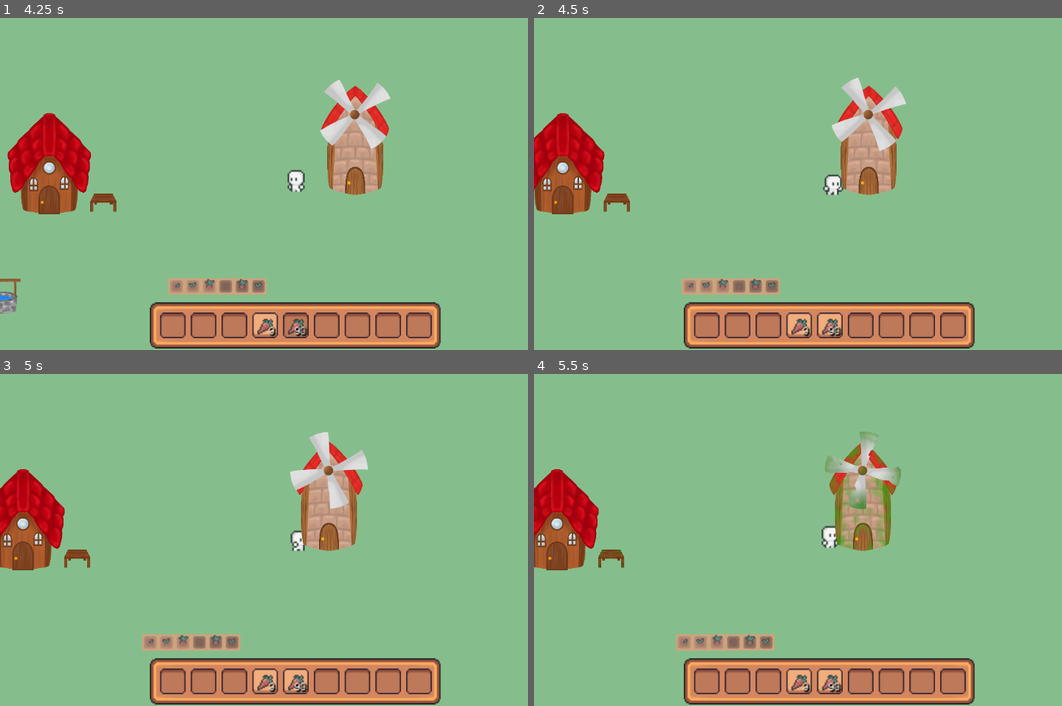
Above: before the commit, frames 1-4 (two rows, left to right).
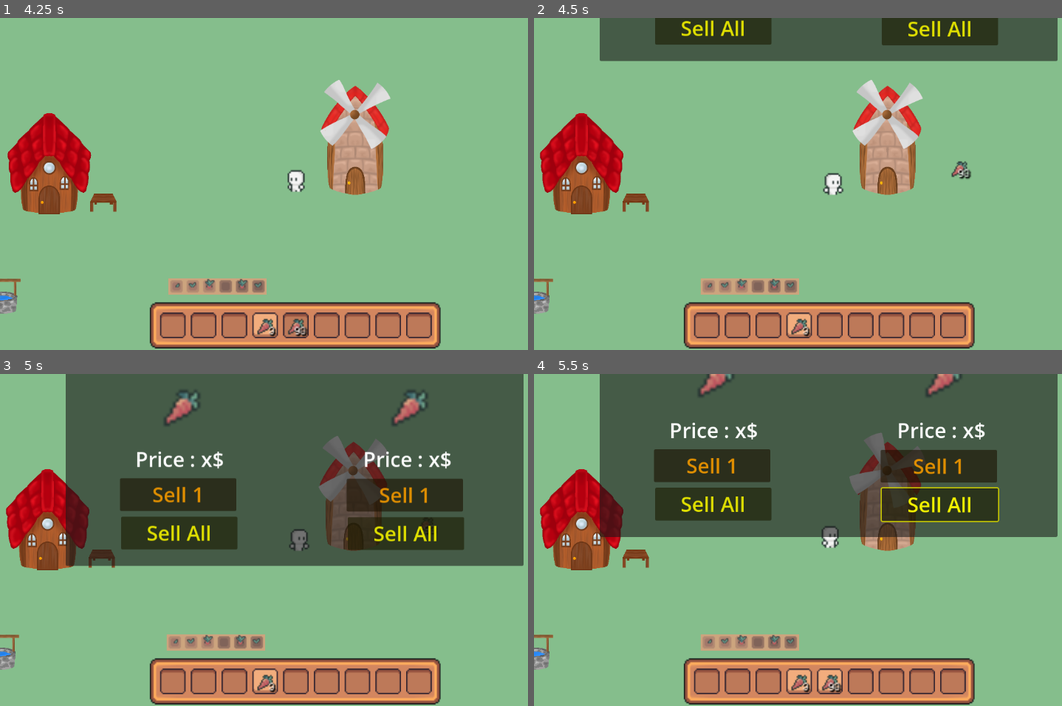
Above: after the commit, the same moments.

Repository: LaClimSx/Back-to-the-roots
Game: Godot game, scene res://Scenes/world.tscn
The game is run twice, just before and just after one commit, with the same random seed, the same clock (stepped at 60 frames per second) and the same inputs.
Inputs (mouse positions are in pixels of both pictures, inside the frame that each line leads up to):
- Up to frame 1 (4.25 s): click (174, 326) at 0.5 s; click (200, 326) at 1.25 s; click (232, 326) at 2 s; click (264, 326) at 2.75 s; click (295, 326) at 3.5 s
- Up to frame 2 (4.5 s): move the mouse to (961, 167) at 4.27 s; hold Right (move_right) from 4.28 s (still down); hold Space (Interact) from 4.28 s (still down)
- Up to frame 3 (5 s): keep holding Right (move_right); keep holding Space (Interact)
- Up to frame 4 (5.5 s): release Right (move_right) at 5 s; release Space (Interact) at 5 s; click (940, 533) at 5 s, where only the run after the commit has a clickable "Sell All"

Frame 1 is identical in both runs. In frame 2, 20% of the frame differs, in the area x 0-100%, y 0-96%; in frame 3, 54%; in frame 4, 47%.

Commit message:
sell menu

Diff:
--- a/Scenes/house.tscn
+++ b/Scenes/house.tscn
@@ -8,6 +8,7 @@
 [ext_resource type="PackedScene" uid="uid://ljyyhfin2fwg" path="res://Scenes/interract_label.tscn" id="6_4nr27"]
 [ext_resource type="PackedScene" uid="uid://duq7v03be7qs2" path="res://Scenes/repair_label.tscn" id="7_gmsw4"]
 [ext_resource type="Script" path="res://Scripts/repair_menu.gd" id="8_fce3l"]
+[ext_resource type="Script" path="res://Scripts/interact_menu.gd" id="8_jwp42"]
 [ext_resource type="Texture2D" uid="uid://coxopis6iuqbk" path="res://Assets/Items/carrot.png" id="9_yr1gg"]
 
 [sub_resource type="AtlasTexture" id="AtlasTexture_iu676"]
@@ -134,6 +135,7 @@
 offset_right = 242.333
 offset_bottom = -333.333
 theme_override_font_sizes/font_size = 40
+text = "Press \"space\" to sell items"
 horizontal_alignment = 1
 vertical_alignment = 1
 structured_text_bidi_override_options = [null]
@@ -146,6 +148,163 @@
 theme_override_font_sizes/font_size = 40
 horizontal_alignment = 1
 vertical_alignment = 1
+
+[node name="Interact Menu" type="CanvasLayer" parent="."]
+process_mode = 3
+offset = Vector2(0, -600)
+transform = Transform2D(1, 0, 0, 1, 0, -600)
+script = ExtResource("8_jwp42")
+
+[node name="Panel" type="Panel" parent="Interact Menu"]
+anchors_preset = -1
+anchor_left = 0.5
+anchor_top = 0.498
+anchor_right = 0.5
+anchor_bottom = 0.498
+offset_left = -448.0
+offset_top = -245.704
+offset_right = 445.0
+offset_bottom = 245.296
+grow_horizontal = 2
+grow_vertical = 2
+
+[node name="Anim" type="AnimationPlayer" parent="Interact Menu"]
+libraries = {
+"": SubResource("AnimationLibrary_jci3i")
+}
+autoplay = "RESET"
+
+[node name="Control" type="Control" parent="Interact Menu"]
+layout_mode = 3
+anchors_preset = 0
+offset_left = 129.0
+offset_top = 78.0
+offset_right = 1014.0
+offset_bottom = 567.0
+
+[node name="close" type="Button" parent="Interact Menu/Control"]
+self_modulate = Color(1, 0, 0, 1)
+offset_left = 836.0
+offset_top = 18.0
+offset_right = 874.0
+offset_bottom = 56.0
+theme_override_font_sizes/font_size = 21
+text = "X"
+
+[node name="Sell" type="Label" parent="Interact Menu/Control"]
+layout_mode = 1
+anchors_preset = 5
+anchor_left = 0.5
+anchor_right = 0.5
+offset_left = -445.5
+offset_right = 446.5
+offset_bottom = 111.0
+grow_horizontal = 2
+theme_override_font_sizes/font_size = 40
+text = "Sell your products"
+horizontal_alignment = 1
+vertical_alignment = 1
+autowrap_mode = 3
+
+[node name="price2" type="Label" parent="Interact Menu/Control"]
+offset_left = 441.0
+offset_top = 254.0
+offset_right = 891.0
+offset_bottom = 309.0
+theme_override_font_sizes/font_size = 40
+text = "Price : x$"
+horizontal_alignment = 1
+vertical_alignment = 1
+autowrap_mode = 2
+
+[node name="transformation2" type="Sprite2D" parent="Interact Menu/Control"]
+position = Vector2(670, 176)
+scale = Vector2(5.875, 5.875)
+texture = ExtResource("9_yr1gg")
+
+[node name="sell all2" type="Button" parent="Interact Menu/Control"]
+self_modulate = Color(1, 1, 0, 1)
+layout_mode = 1
+anchors_preset = 7
+anchor_left = 0.5
+anchor_top = 1.0
+anchor_right = 0.5
+anchor_bottom = 1.0
+offset_left = 106.5
+offset_top = -94.0
+offset_right = 333.5
+offset_bottom = -30.0
+grow_horizontal = 2
+grow_vertical = 0
+theme_override_font_sizes/font_size = 40
+text = "Sell All"
+
+[node name="sell one2" type="Button" parent="Interact Menu/Control"]
+self_modulate = Color(1, 0.635294, 0, 1)
+layout_mode = 1
+anchors_preset = 7
+anchor_left = 0.5
+anchor_top = 1.0
+anchor_right = 0.5
+anchor_bottom = 1.0
+offset_left = 104.5
+offset_top = -169.0
+offset_right = 331.5
+offset_bottom = -105.0
+grow_horizontal = 2
+grow_vertical = 0
+theme_override_font_sizes/font_size = 40
+text = "Sell 1"
+
+[node name="price" type="Label" parent="Interact Menu/Control"]
+offset_left = -3.0
+offset_top = 254.0
+offset_right = 447.0
+offset_bottom = 309.0
+theme_override_font_sizes/font_size = 40
+text = "Price : x$"
+horizontal_alignment = 1
+vertical_alignment = 1
+autowrap_mode = 2
+
+[node name="transformation1" type="Sprite2D" parent="Interact Menu/Control"]
+position = Vector2(226, 176)
+scale = Vector2(5.875, 5.875)
+texture = ExtResource("9_yr1gg")
+
+[node name="sell all1" type="Button" parent="Interact Menu/Control"]
+self_modulate = Color(1, 1, 0, 1)
+layout_mode = 1
+anchors_preset = 7
+anchor_left = 0.5
+anchor_top = 1.0
+anchor_right = 0.5
+anchor_bottom = 1.0
+offset_left = -335.5
+offset_top = -95.0
+offset_right = -108.5
+offset_bottom = -31.0
+grow_horizontal = 2
+grow_vertical = 0
+theme_override_font_sizes/font_size = 40
+text = "Sell All"
+
+[node name="sell one1" type="Button" parent="Interact Menu/Control"]
+self_modulate = Color(1, 0.635294, 0, 1)
+layout_mode = 1
+anchors_preset = 7
+anchor_left = 0.5
+anchor_top = 1.0
+anchor_right = 0.5
+anchor_bottom = 1.0
+offset_left = -337.5
+offset_top = -170.0
+offset_right = -110.5
+offset_bottom = -106.0
+grow_horizontal = 2
+grow_vertical = 0
+theme_override_font_sizes/font_size = 40
+text = "Sell 1"
 
 [node name="RepairMenu" type="CanvasLayer" parent="."]
 process_mode = 3
@@ -269,5 +428,10 @@
 [connection signal="s_max_health" from="." to="Door" method="_on_house_s_max_health"]
 [connection signal="body_entered" from="Area2D" to="." method="_on_area_2d_body_entered"]
 [connection signal="body_exited" from="Area2D" to="." method="_on_area_2d_body_exited"]
+[connection signal="pressed" from="Interact Menu/Control/close" to="Interact Menu" method="_on_close_pressed"]
+[connection signal="pressed" from="Interact Menu/Control/sell all2" to="Interact Menu" method="_on_sell_all_2_pressed"]
+[connection signal="pressed" from="Interact Menu/Control/sell one2" to="Interact Menu" method="_on_sell_one_2_pressed"]
+[connection signal="pressed" from="Interact Menu/Control/sell all1" to="Interact Menu" method="_on_sell_all_1_pressed"]
+[connection signal="pressed" from="Interact Menu/Control/sell one1" to="Interact Menu" method="_on_sell_one_1_pressed"]
 [connection signal="pressed" from="RepairMenu/Control/close" to="RepairMenu" method="_on_close_pressed"]
 [connection signal="pressed" from="RepairMenu/Control/repair" to="RepairMenu" method="_on_repair_pressed"]
--- a/Scripts/house.gd
+++ b/Scripts/house.gd
@@ -28,6 +28,8 @@
 		$AnimatedSprite2D.play("maison_abimé")
 
 	if Input.is_action_pressed("Interact"):
+		get_tree().paused = true
+		get_node("Interact Menu/Anim").play("TransIN")
 		print("interractionnnn")
 		#show right pop up
 	elif Input.is_action_pressed("Repair"):
--- /dev/null
+++ b/Scripts/interact_menu.gd
@@ -0,0 +1,40 @@
+extends CanvasLayer
+
+
+# Called when the node enters the scene tree for the first time.
+func _ready() -> void:
+	pass # Replace with function body.
+
+
+# Called every frame. 'delta' is the elapsed time since the previous frame.
+func _process(delta: float) -> void:
+	pass
+
+
+func _on_close_pressed() -> void:
+	get_node("Anim").play("TransOUT")
+	get_tree().paused = false
+
+
+func _on_sell_one_1_pressed() -> void:
+	#faire des bails avec les ressources
+	get_node("Anim").play("TransOUT")
+	get_tree().paused = false
+
+
+func _on_sell_all_1_pressed() -> void:
+	#faire des bails avec les ressources
+	get_node("Anim").play("TransOUT")
+	get_tree().paused = false
+
+
+func _on_sell_one_2_pressed() -> void:
+	#faire des bails avec les ressources
+	get_node("Anim").play("TransOUT")
+	get_tree().paused = false
+
+
+func _on_sell_all_2_pressed() -> void:
+	#faire des bails avec les ressources
+	get_node("Anim").play("TransOUT")
+	get_tree().paused = false
Not shown: 1 places in Scenes/house.tscn that only renumber resources
